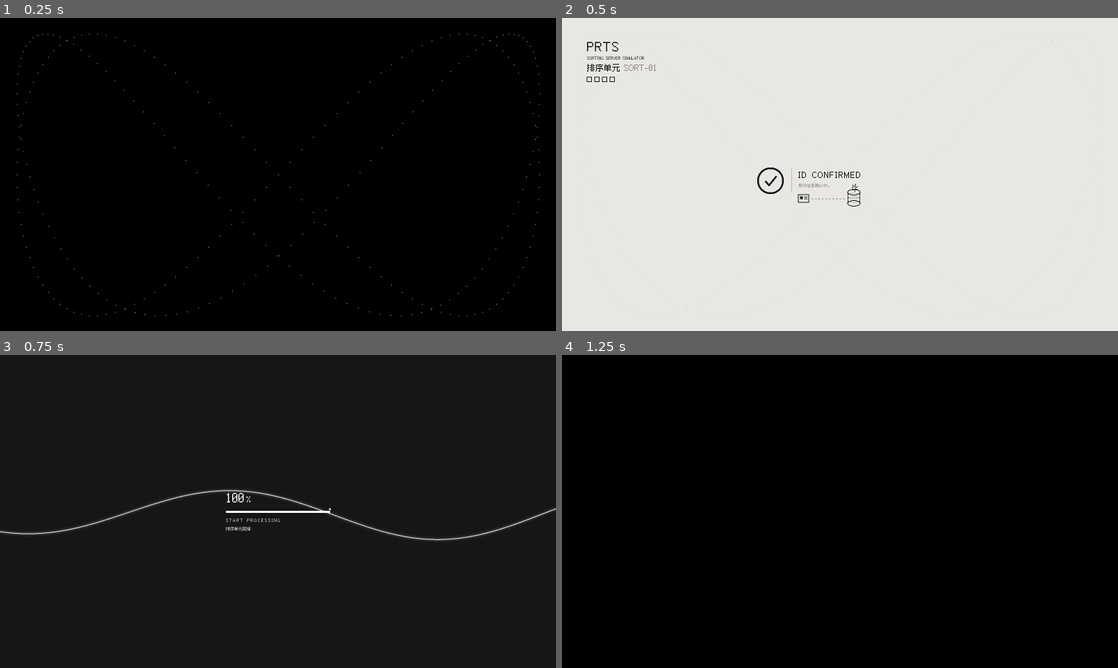
Above: before the commit, frames 1-4 (two rows, left to right).
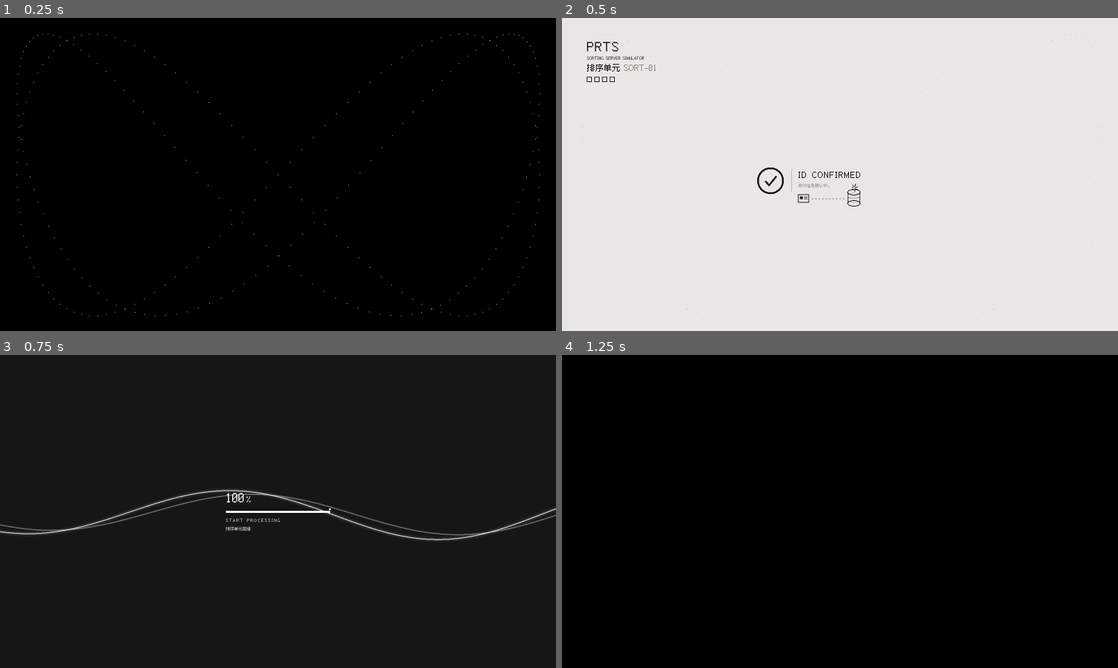
Above: after the commit, the same moments.

Repository: WWNNL/SORTING-SERVER-SIMULATOR
Game: Godot game, scene res://scenes/main.tscn
Two runs of this game, one before a commit and one after it. Both use one fixed random seed, a clock stepped at 60 frames per second and the inputs below.
Inputs (mouse positions are in pixels of both pictures, inside the frame that each line leads up to):
- Up to frame 1 (0.25 s): no input
- Up to frame 2 (0.5 s): no input
- Up to frame 3 (0.75 s): click (400, 639) at 0.52 s; type "12" at 0.6 s
- Up to frame 4 (1.25 s): no input

Frames 1-2 are identical in both runs. In frame 3, 0.3% of the frame differs, in the area x 0-100%, y 44-58%; in frame 4, nothing differs.

Commit message:
feat: 接入屏再加一条错开的副波
第二条是主波的错位版：相位错开 0.9 弧度（横向约错开 0.1 个屏宽）、速度是
主波的 82%、振幅 85%、线更细更暗（0.42 对 0.85）。两条在画面里交错，
一眼看得出是"同一个信号的另一路"——只画一条平移的会像两条车道。

速度差是关键：两条线的交错点会随相位差慢慢游走，像两个略微失谐的振荡器；
完全同速的话两条线只会并排平移，看着像复制粘贴。

wave_y 多带三个参数（offset / speed / amp），默认值就是主波，所以原有调用
和测试不用改。新增两条测试：
- 第二条与第一条交错：两点间相差 17~51px，且差值穿过零（确实有交点）
- 副波也在中段：错位之后三秒里仍落在屏高的 36%~64% 之间，不会跑到画面边上

Diff:
--- a/scripts/ui/login_screen.gd
+++ b/scripts/ui/login_screen.gd
@@ -78,8 +78,14 @@
 const BAR_HALF := 150.0
 ## 波形的行进速度（弧度/秒）。主波 3.0 大约每秒走 0.35 个屏宽——
 ## 一段 2.4 秒的处理里它刚好从画面一头走到另一头，看得出来在流，
-## 又不至于快到晃眼。次级分量是它的 0.37 倍（见 wave_y）。
+## 又不至于快到晃眼。一条波内部次级分量是它的 0.37 倍（见 wave_y）。
 const WAVE_SPEED := 3.0
+## 第二条波：相位错开 0.9 弧度（横向约错开 0.1 个屏宽），速度是主波的 82%，
+## 振幅 85%。速度差是关键——两条线的交错点会随相位差慢慢游走，像两个略微
+## 失谐的振荡器；完全同速的话，两条线只会像两条车道那样并排平移。
+const WAVE_OFFSET := 0.9
+const WAVE2_SPEED := WAVE_SPEED * 0.82
+const WAVE2_AMP := 0.85
 
 enum { ST_LIGHT, ST_DARK, ST_OUT }
 
@@ -441,31 +447,44 @@
 	_draw_process(w, h, font)
 
 
-## 横贯画面的发光波形。一条主线 + 三层很淡的粗线当光晕——
+## 横贯画面的两条发光波形。每条都是"一条主线 + 几层很淡的粗线当光晕"——
 ## 比真去做辉光后处理省事得多，这套 GL Compatibility 下也稳。
 ## 光晕要叠够层数：只有一层的话是一根带毛边的线，不是"发光"。
+##
+## 第二条是主波的错位版：相位错开一点、慢一点、暗一档。两条在画面里交错，
+## 一眼看得出是"同一个信号的另一路"；只画一条平行的会像两条车道。
 func _draw_glow_wave(w: float, h: float) -> void:
+	_draw_wave(w, h, 0.0, WAVE_SPEED, 1.0,
+		[[16.0, 0.04], [9.0, 0.07], [4.0, 0.12], [2.0, 0.85]])
+	_draw_wave(w, h, WAVE_OFFSET, WAVE2_SPEED, WAVE2_AMP,
+		[[8.0, 0.03], [4.0, 0.05], [2.0, 0.42]])
+
+
+func _draw_wave(w: float, h: float, offset: float, speed: float, amp: float,
+		glow: Array) -> void:
 	var pts := PackedVector2Array()
 	var steps := 160
 	for i in steps + 1:
 		var u := float(i) / float(steps)
-		pts.append(Vector2(w * u, wave_y(u, h, _t)))
-	for glow in [[16.0, 0.04], [9.0, 0.07], [4.0, 0.12], [2.0, 0.85]]:
-		draw_polyline(pts, Color(1.0, 1.0, 1.0, float(glow[1])), float(glow[0]))
-
-
-## 波形上某一点的 y（u 是横向占比 0~1）。
+		pts.append(Vector2(w * u, wave_y(u, h, _t, offset, speed, amp)))
+	for g in glow:
+		draw_polyline(pts, Color(1.0, 1.0, 1.0, float(g[1])), float(g[0]))
+
+
+## 波形上某一点的 y（u 是横向占比 0~1）。offset 是相位差、speed 是行进速度、
+## amp 是振幅系数——第二条波就是靠这三个参数错开一点画出来的。
 ##
 ## 波形是**走的**：给相位加一个随时间递增的项，波峰就沿着 x 一路推过去。
-## 两个分量用不同的速度（主波快、次级慢），叠出来的形状会边走边变形——
-## 同速的话整条只是平移，看着像一张图在滑，不像"信号在流"。
+## 一条波里两个分量用不同的速度（主分量快、次级慢），叠出来的形状会边走边
+## 变形——同速的话整条只是平移，看着像一张图在滑，不像"信号在流"。
 ##
 ## 抽成纯函数（只吃占比、屏高、时刻）：动画对不对得**量**得出来——
 ## 光看两张截图说不清"它真的在动"，还是我截图时手抖了一下。
-static func wave_y(u: float, h: float, t: float) -> float:
-	return h * 0.5 + sin(t * 0.7) * h * 0.006 \
-		+ sin(u * TAU * 1.35 + 0.6 + t * WAVE_SPEED) * h * 0.075 \
-		+ sin(u * TAU * 0.8 + 1.9 + t * WAVE_SPEED * 0.37) * h * 0.010
+static func wave_y(u: float, h: float, t: float, offset := 0.0,
+		speed := WAVE_SPEED, amp := 1.0) -> float:
+	return h * 0.5 + sin(t * 0.7 + offset * 0.5) * h * 0.006 * amp \
+		+ sin(u * TAU * 1.35 + 0.6 + t * speed + offset) * h * 0.075 * amp \
+		+ sin(u * TAU * 0.8 + 1.9 + t * speed * 0.37 + offset * 0.6) * h * 0.010 * amp
 
 
 ## 中央：大号百分比 + 进度条 + START PROCESSING / 中文状态。
--- a/tests/test_login.gd
+++ b/tests/test_login.gd
@@ -228,6 +228,36 @@
 	_test("每个采样点都在起伏", all_move,
 		"一秒内各点的振幅都超过 1px")
 
+	# 第二条波：确实和第一条错开了，而且两条在画面里交错（不是并排的两条）
+	var crosses := false
+	var gap_min := 9999.0
+	var gap_max := 0.0
+	var prev := 0.0
+	for u in us:
+		var a := LoginScreen.wave_y(u, h, 0.0)
+		var b := LoginScreen.wave_y(u, h, 0.0, LoginScreen.WAVE_OFFSET,
+			LoginScreen.WAVE2_SPEED, LoginScreen.WAVE2_AMP)
+		var d := b - a
+		gap_min = minf(gap_min, absf(d))
+		gap_max = maxf(gap_max, absf(d))
+		if prev != 0.0 and signf(d) != signf(prev):
+			crosses = true
+		prev = d
+	_test("第二条波与第一条交错", crosses and gap_max > 4.0,
+		"两点间相差 %.1f~%.1fpx，且穿过零（有交点）" % [gap_min, gap_max])
+
+	# 副波也得待在中段，不能因为错位就跑到画面边上
+	var inside2 := true
+	var t2 := 0.0
+	while t2 < 3.0:
+		for u in us:
+			var y := LoginScreen.wave_y(u, h, t2, LoginScreen.WAVE_OFFSET,
+				LoginScreen.WAVE2_SPEED, LoginScreen.WAVE2_AMP)
+			if y < h * 0.36 or y > h * 0.64:
+				inside2 = false
+		t2 += 0.05
+	_test("副波也在中段", inside2, "三秒里都落在 %.0f~%.0f 之间" % [h * 0.36, h * 0.64])
+
 
 func _test(name: String, ok: bool, detail: String) -> void:
 	if ok:
